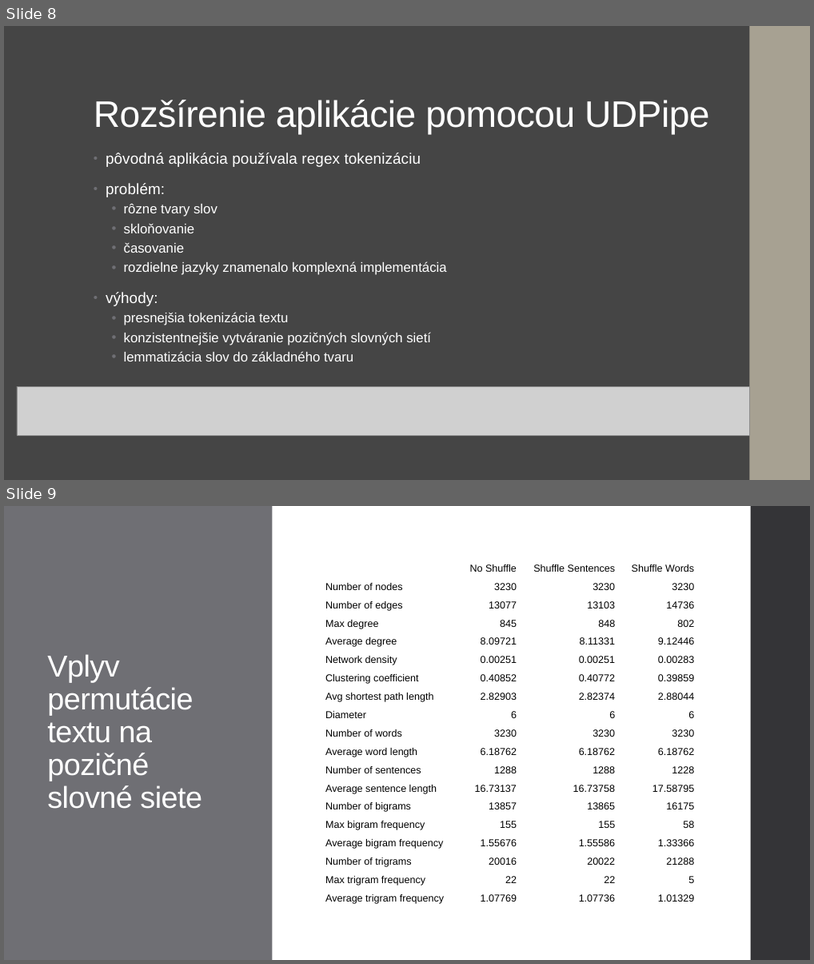
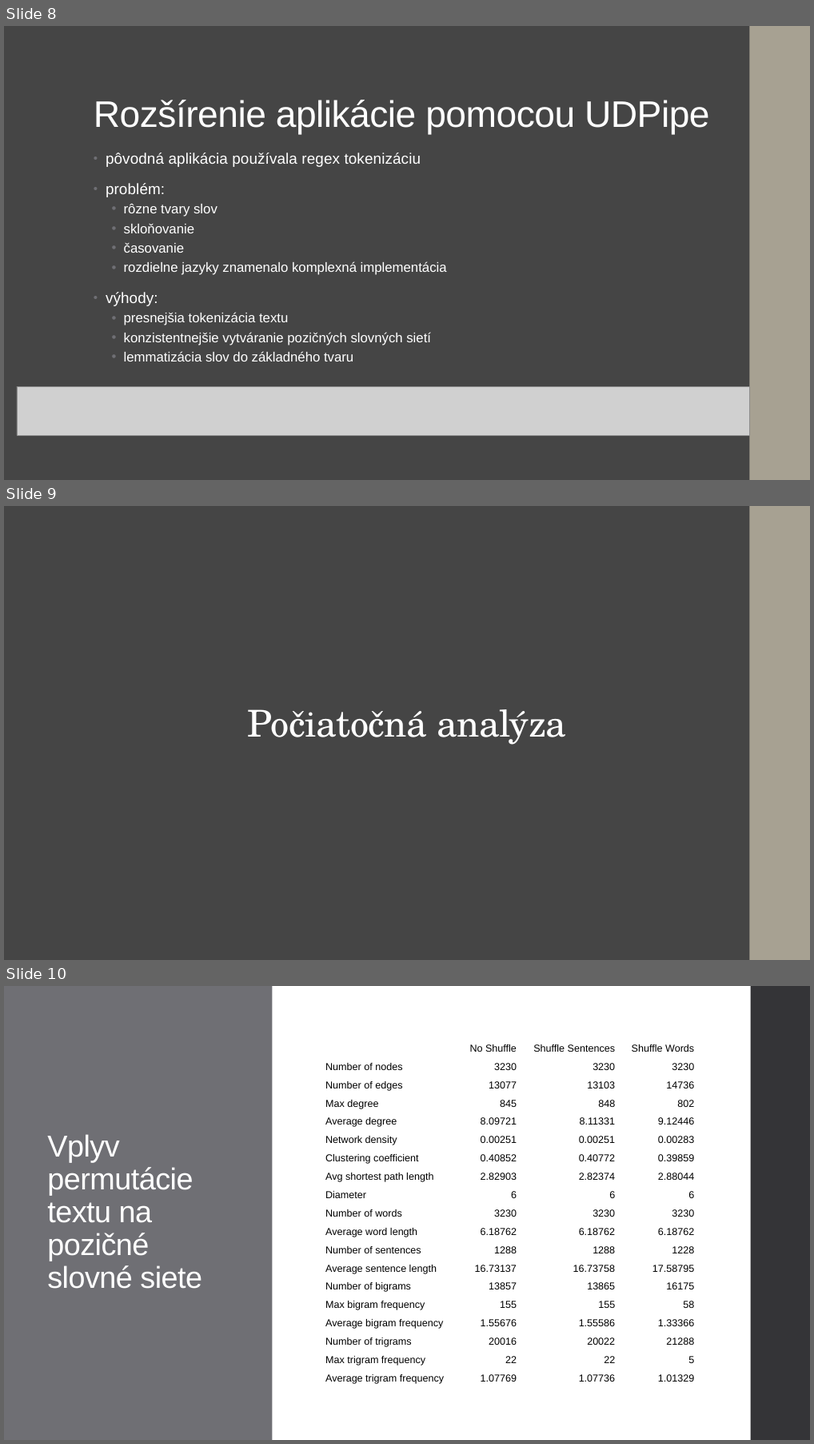
Before and after one commit to Nemeth03/Masters-Thesis, a slide deck: ProjektovySeminar.pptx. Shown one above the other, each under a label of ours: slides 8 and 9 before the commit, slides 8, 9 and 10 after it. The pictures are 814x964 and 814x1444 pixels, drawn with LibreOffice and Linux fonts; fonts in the diff are those of the drawing; grey boxes stand for pictures. Boxes give left, top, right and bottom in pixels: in the first picture for what was removed or moved away, otherwise in the second. Text is boxed around its words. In the diff, an @@ line names an element or a change of style, - is before the commit and + after.

```diff
--- a/ProjektovySeminar.pptx
+++ b/ProjektovySeminar.pptx
@@ slide 9 added at box(4, 506, 810, 960), background #454545; not listed: 1 template element that a slide beside it also shows @@
@@ rectangle added at box(4, 506, 810, 960), fill #454545 @@
@@ rectangle added at box(750, 506, 810, 960), fill #A7A192 @@
@@ title added at box(247, 709, 566, 744), 44 pt, text #FFFFFF @@
+Počiatočná analýza
@@ what was slide 9 is now slide 10 @@
```
Also in this commit, not shown: 2 other slides added, 2 other files.
